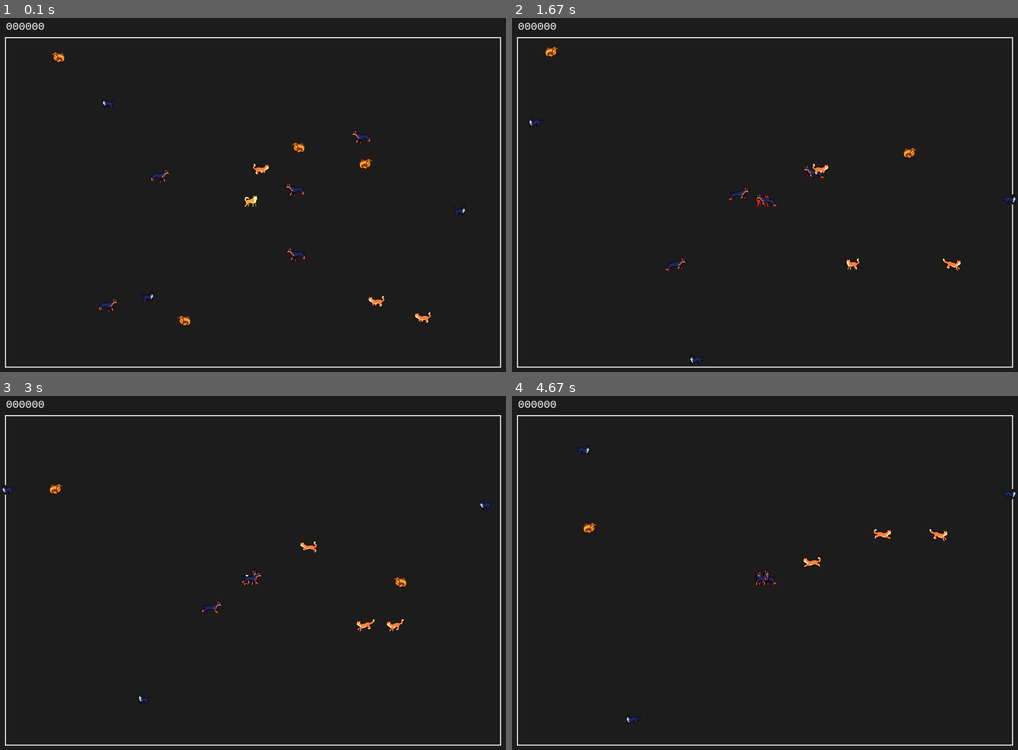
Above: before the commit, frames 1-4 (two rows, left to right).
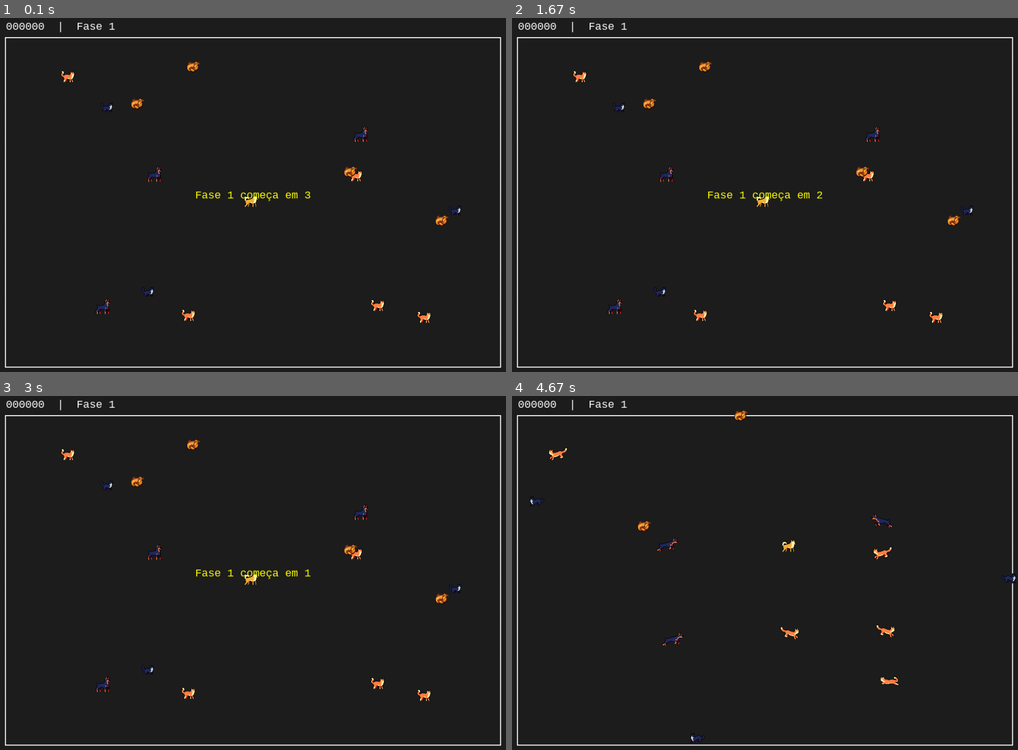
Above: after the commit, the same moments.

Repository: mluizabatista/lpc2025
Game: pygame game, started from atividadefinal/main.py
Two runs of this game, one before a commit and one after it. Both use one fixed random seed, a clock stepped at 60 frames per second and the inputs below.
Inputs:
- Up to frame 1 (0.1 s): no input
- Up to frame 2 (1.67 s): no input
- Up to frame 3 (3 s): no input
- Up to frame 4 (4.67 s): tap Space at 3.4, 3.8, 4.1, 4.3, 4.6 s; hold W 3.73-4.2 s; hold D from 4.23 s (still down)

The runs differ from the first frame. In frame 1, 1.5% of the frame differs, in the area x 10-92%, y 1-87%; in frame 2, 1.5%, in the area x 3-100%, y 1-98%; in frame 3, 1.4%; in frame 4, 1.2%.

Commit message:
Ajuste finais

Diff:
--- a/atividadefinal/game.py
+++ b/atividadefinal/game.py
@@ -1,6 +1,6 @@
+from math import dist
 import pygame
 import random
-from math import dist
 
 from config import WIDTH, HEIGHT, FPS, BORDER_THICKNESS, TOP_BORDER_THICKNESS
 from sprites import Player, DobermannNPC, BlackCatNPC, OrangeCatNPC, Chicken
@@ -14,15 +14,26 @@
         self.clock = pygame.time.Clock()
 
         self.font = pygame.font.SysFont("consolas", 24)
+        self.big_font = pygame.font.SysFont("consolas", 64)
 
         self.all_sprites = pygame.sprite.Group()
         self.chickens = pygame.sprite.Group()
 
-        # PLAYER
-        px = WIDTH // 2
-        py = HEIGHT // 2
-        self.player = Player(px, py, self.all_sprites)
-
+        # Sistema de fases
+        self.phase = 1
+        self.base_chickens = 4
+        self.n_npcs = 5 + 3 + 3
+
+        # Vidas
+        self.max_hits = 3
+        self.hits_taken = 0
+
+        # PLAYER – posição inicial fixa
+        self.spawn_x = WIDTH // 2
+        self.spawn_y = HEIGHT // 2
+        self.player = Player(self.spawn_x, self.spawn_y, self.all_sprites)
+
+        # Limites do mapa
         self.bounds = pygame.Rect(
             BORDER_THICKNESS,
             TOP_BORDER_THICKNESS,
@@ -31,20 +42,21 @@
         )
         self.player.set_bounds(self.bounds)
 
-        self.spawn_npcs()
-        self.spawn_chickens()
-
-        for s in list(self.all_sprites):
-            if hasattr(s, "set_bounds"):
-                s.set_bounds(self.bounds)
+        # Spawn inicial dos NPCs
+        self.spawn_phase_entities()
+
+        # Delay inicial da fase
+        self.phase_delay = 3.0
+        self.waiting_phase_start = True
+        self.phase_timer = self.phase_delay
 
         self.running = True
-
-    # ============================================================
-    # POSIÇÃO INICIAL LONGE DO PLAYER
-    # ============================================================
-    def random_pos_away_from_player(self, margin, min_distance=100):
-        px, py = self.player.x, self.player.y
+        self.game_over = False
+
+    # -----------------------------------------------------------
+    def random_pos_away_from_player(self, margin, min_distance=150):
+        """Posição aleatória que respeita o mapa e distância mínima do player."""
+        px, py = self.spawn_x, self.spawn_y   # Sempre o spawn fixo
 
         while True:
             left = BORDER_THICKNESS + margin
@@ -52,42 +64,72 @@
             top = TOP_BORDER_THICKNESS + margin
             bottom = HEIGHT - BORDER_THICKNESS - margin
 
-            x = random.randint(int(left), int(max(left + 1, right)))
-            y = random.randint(int(top), int(max(top + 1, bottom)))
+            x = random.randint(int(left), int(right))
+            y = random.randint(int(top), int(bottom))
 
             if dist((x, y), (px, py)) >= min_distance:
                 return x, y
 
-    # ============================================================
-    # NPCs
-    # ============================================================
-    def spawn_npcs(self):
-        for _ in range(5):
-            x, y = self.random_pos_away_from_player(80, 50)
+    # -----------------------------------------------------------
+    def respawn_player(self):
+        """Reposiciona o jogador no centro da tela no início da fase."""
+        self.player.x = self.spawn_x
+        self.player.y = self.spawn_y
+        self.player.rect.center = (self.spawn_x, self.spawn_y)
+
+    # -----------------------------------------------------------
+    def spawn_phase_entities(self):
+        self.all_sprites.empty()
+        self.chickens.empty()
+
+        # Player sempre primeiro
+        self.all_sprites.add(self.player)
+
+        dogs = self.n_npcs // 3
+        blacks = self.n_npcs // 3
+        oranges = self.n_npcs - dogs - blacks
+
+        # Dobermanns
+        for _ in range(dogs):
+            x, y = self.random_pos_away_from_player(80)
             npc = DobermannNPC(x, y, self.all_sprites)
             npc.player = self.player
 
-        for _ in range(3):
-            x, y = self.random_pos_away_from_player(60, 50)
+        # Gatos pretos
+        for _ in range(blacks):
+            x, y = self.random_pos_away_from_player(60)
             BlackCatNPC(x, y, self.all_sprites)
 
-        for _ in range(3):
-            x, y = self.random_pos_away_from_player(60, 50)
+        # Gatos laranjas
+        for _ in range(oranges):
+            x, y = self.random_pos_away_from_player(60)
             OrangeCatNPC(x, y, self.all_sprites)
 
-    # ============================================================
-    # GALINHAS
-    # ============================================================
-    def spawn_chickens(self):
-        for _ in range(4):
-            x, y = self.random_pos_away_from_player(40, 50)
+        # Galinhas
+        for _ in range(self.base_chickens):
+            x, y = self.random_pos_away_from_player(40)
             Chicken(x, y, [self.all_sprites, self.chickens])
 
-    # ============================================================
-    # LATIDO → EMPURRÃO INSTANTÂNEO DE 150px
-    # ============================================================
+        # Aplicar bounds
+        for s in self.all_sprites:
+            if hasattr(s, "set_bounds"):
+                s.set_bounds(self.bounds)
+
+    # -----------------------------------------------------------
+    def next_phase(self):
+        self.phase += 1
+        self.n_npcs += 3
+
+        # Sempre respawnar player no início da fase
+        self.respawn_player()
+
+        self.spawn_phase_entities()
+
+        self.waiting_phase_start = True
+        self.phase_timer = self.phase_delay
+
+    # -----------------------------------------------------------
     def apply_bark_knockback(self):
-        """Empurra entidades em raio de 150px, instantaneamente, 150px para longe."""
         if not self.player.is_barking:
             return
 
@@ -97,21 +139,19 @@
             if ent is self.player:
                 continue
             if ent in self.chickens:
-                continue  # frango não é empurrado
+                continue
 
             d = dist((px, py), (ent.x, ent.y))
-
             if d <= 150:
                 dx = ent.x - px
                 dy = ent.y - py
                 mag = max(1, (dx*dx + dy*dy)**0.5)
 
-                # 150px na direção oposta ao jogador
                 new_x = ent.x + (dx / mag) * 150
                 new_y = ent.y + (dy / mag) * 150
 
-                # CLAMPA DENTRO DAS BORDAS
                 bx, by, bw, bh = self.bounds
+
                 new_x = max(bx, min(new_x, bx + bw))
                 new_y = max(by, min(new_y, by + bh))
 
@@ -119,9 +159,7 @@
                 ent.y = new_y
                 ent.rect.center = (ent.x, ent.y)
 
-    # ============================================================
-    # COLISÃO COM GALINHAS
-    # ============================================================
+    # -----------------------------------------------------------
     def handle_chicken_collisions(self):
         for chicken in list(self.chickens):
             for entity in list(self.all_sprites):
@@ -133,51 +171,103 @@
                     chicken.kill()
                     break
 
-    # ============================================================
-    # PLAYER vs OUTRAS ENTIDADES
-    # ============================================================
+        if len(self.chickens) == 0:
+            self.next_phase()
+
+    # -----------------------------------------------------------
     def handle_player_entity_collisions(self):
-        for entity in list(self.all_sprites):
+        if self.waiting_phase_start:
+            return
+
+        for entity in self.all_sprites:
             if entity is self.player:
                 continue
             if entity in self.chickens:
                 continue
 
             if entity.rect.colliderect(self.player.rect):
-                self.player.hurt()
-
-    # ============================================================
-    # HUD
-    # ============================================================
+                if not self.player.is_hurt:
+                    self.player.hurt()
+                    self.hits_taken += 1
+
+                if self.hits_taken >= self.max_hits:
+                    self.game_over = True
+                return
+
+    # -----------------------------------------------------------
     def draw_score(self):
-        txt = f"{self.player.score:06d}"
+        txt = f"{self.player.score:06d}  |  Fase {self.phase}"
         surf = self.font.render(txt, True, (255, 255, 255))
         self.screen.blit(surf, (12, 6))
 
-    # ============================================================
-    # GAME LOOP
-    # ============================================================
+    # -----------------------------------------------------------
+    def show_game_over(self):
+        text = self.big_font.render("GAME OVER", True, (255, 80, 80))
+        rect = text.get_rect(center=(WIDTH//2, HEIGHT//2))
+        self.screen.blit(text, rect)
+        pygame.display.flip()
+        pygame.time.wait(2500)
+
+    # -----------------------------------------------------------
     def run(self):
         while self.running:
+
             dt = self.clock.tick(FPS) / 1000
 
+            if self.game_over:
+                self.show_game_over()
+                self.running = False
+                continue
+
+            # Eventos
             for event in pygame.event.get():
                 if event.type == pygame.QUIT:
                     self.running = False
-                if event.type == pygame.KEYDOWN:
-                    if event.key == pygame.K_SPACE:
+                if not self.waiting_phase_start:
+                    if event.type == pygame.KEYDOWN and event.key == pygame.K_SPACE:
                         self.player.bark()
 
+            # -----------------------------
+            # TELA DE ESPERA DA FASE
+            # -----------------------------
+            if self.waiting_phase_start:
+                self.phase_timer -= dt
+
+                # Render da tela com entidades paradas
+                self.screen.fill((30, 30, 30))
+                pygame.draw.rect(self.screen, (255,255,255), self.bounds, 2)
+
+                # Desenhar entidades já spawnadas (paradas)
+                for s in self.all_sprites:
+                    self.screen.blit(s.image, s.rect)
+
+                msg = self.font.render(
+                    f"Fase {self.phase} começa em {int(self.phase_timer)+1}",
+                    True, (255,255,0)
+                )
+                rect = msg.get_rect(center=(WIDTH//2, HEIGHT//2))
+                self.screen.blit(msg, rect)
+
+                self.draw_score()
+                pygame.display.flip()
+
+                if self.phase_timer <= 0:
+                    self.waiting_phase_start = False
+                continue
+
+            # -----------------------------
+            # JOGO NORMAL
+            # -----------------------------
             self.apply_bark_knockback()
-
             self.all_sprites.update(dt)
-
             self.handle_chicken_collisions()
             self.handle_player_entity_collisions()
 
+            # Render
             self.screen.fill((30, 30, 30))
             pygame.draw.rect(self.screen, (255,255,255), self.bounds, 2)
             self.draw_score()
+
             self.all_sprites.draw(self.screen)
             pygame.display.flip()
 
--- a/atividadefinal/sprites.py
+++ b/atividadefinal/sprites.py
@@ -117,6 +117,8 @@
 # =====================================================
 # PLAYER
 # =====================================================
+# (mesmo conteúdo anterior, apenas destacado o trecho alterado)
+
 class Player(Entity):
     def __init__(self, x, y, groups):
         super().__init__(
@@ -128,60 +130,110 @@
             groups=groups
         )
 
+        # ANIMAÇÕES ADICIONAIS
         self.anim_hurt = load_hurt_two_frames("assets/caramel/Hurt.png", 48, 48)
         self.anim_attack = load_spritesheet("assets/caramel/Attack.png", 48, 48)
 
+        # ESTADOS
         self.is_hurt = False
-        self.hurt_timer = 0
+        self.hurt_timer = 0.0
+        self.hurt_duration = 0.45     # tempo do efeito Hurt
 
         self.is_barking = False
-        self.bark_timer = 0
-        self.bark_cd = 0
+        self.bark_timer = 0.0
+        self.bark_duration = 0.35     # ataque dura pouco
+        self.bark_cd = 0.0            # cooldown
 
         self.score = 0
 
+    # ============================================================
+    # TOMAR DANO → HURT
+    # ============================================================
+    def hurt(self):
+        if self.is_hurt:  # evita empilhar animações
+            return
+        self.is_hurt = True
+        self.hurt_timer = self.hurt_duration
+        self.set_anim(self.anim_hurt)
+        self.dx = 0
+        self.dy = 0
+
+    # ============================================================
+    # ATAQUE → BARK
+    # ============================================================
     def bark(self):
-        if self.bark_cd > 0 or self.is_hurt:
+        if self.is_barking or self.bark_cd > 0:
             return
-
         self.is_barking = True
-        self.bark_timer = 0.4
-        self.bark_cd = 7.0
-
+        self.bark_timer = self.bark_duration
+        self.bark_cd = 0.6  # cooldown
         self.set_anim(self.anim_attack)
-        self.frame = 0
-
-    def hurt(self):
-        if not self.is_hurt:
-            self.is_hurt = True
-            self.hurt_timer = 0.35
-            self.set_anim(self.anim_hurt)
-            self.frame = 0
-
-    def update(self, dt):
-        keys = pygame.key.get_pressed()
-
-        self.dx = keys[pygame.K_d] - keys[pygame.K_a]
-        self.dy = keys[pygame.K_s] - keys[pygame.K_w]
-
-        if self.bark_cd > 0:
-            self.bark_cd -= dt
-
+        self.dx = 0
+        self.dy = 0
+
+    # ============================================================
+    # UPDATE do Player → inclui Hurt e Bark
+    # ============================================================
+    def update(self, dt):
+
+        # -----------------------
+        # TIMER DO HURT
+        # -----------------------
+        if self.is_hurt:
+            self.hurt_timer -= dt
+            if self.hurt_timer <= 0:
+                self.is_hurt = False
+                self.set_anim(self.anim_idle)
+            self.animate(dt)
+            return  # trava movimento
+
+        # -----------------------
+        # TIMER DO BARK
+        # -----------------------
         if self.is_barking:
             self.bark_timer -= dt
             if self.bark_timer <= 0:
                 self.is_barking = False
+                self.set_anim(self.anim_idle)
             self.animate(dt)
-            return
-
-        if self.is_hurt:
-            self.hurt_timer -= dt
-            if self.hurt_timer <= 0:
-                self.is_hurt = False
-            self.animate(dt)
-            return
-
-        super().update(dt)
+            return  # sem movimento
+
+        # Cooldown entre barks
+        if self.bark_cd > 0:
+            self.bark_cd -= dt
+
+        # -----------------------
+        # CONTROLE DO JOGADOR
+        # -----------------------
+        keys = pygame.key.get_pressed()
+        self.dx = (keys[pygame.K_d] - keys[pygame.K_a])
+        self.dy = (keys[pygame.K_s] - keys[pygame.K_w])
+
+        # Normalização
+        if self.dx != 0 or self.dy != 0:
+            mag = max(1, (self.dx*self.dx + self.dy*self.dy)**0.5)
+            self.dx /= mag
+            self.dy /= mag
+
+        # HANDLING DA ORIENTAÇÃO
+        if self.dx < 0:
+            self.facing_left = True
+        if self.dx > 0:
+            self.facing_left = False
+
+        # Movimentar
+        self.move(dt)
+
+        # Animar conforme idle/walk do Entity
+        moving = self.dx != 0 or self.dy != 0
+        if moving:
+            self.set_anim(self.anim_walk)
+        else:
+            self.set_anim(self.anim_idle)
+
+        self.animate(dt)
+
+
 
 
 # =====================================================
